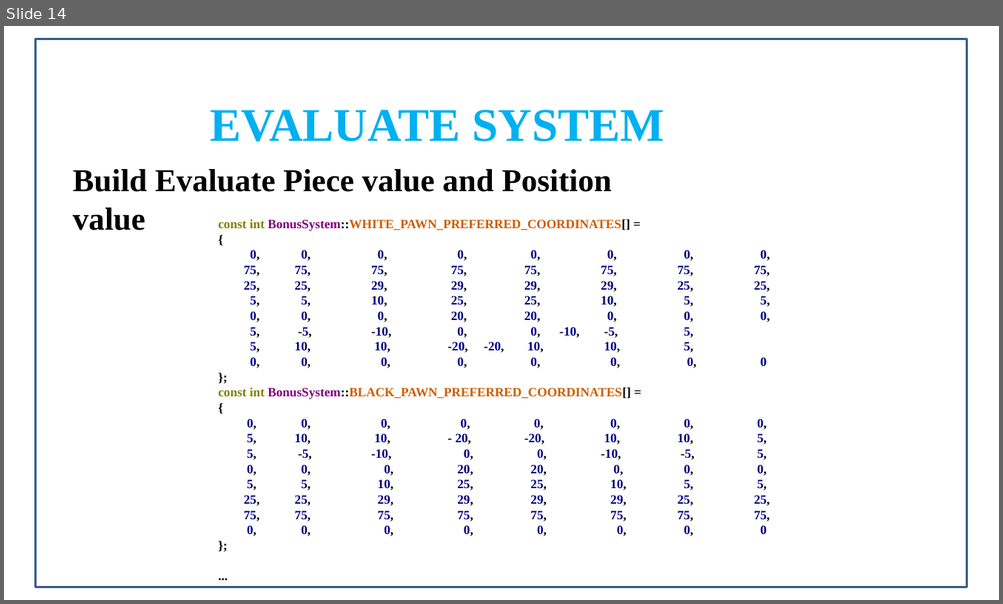
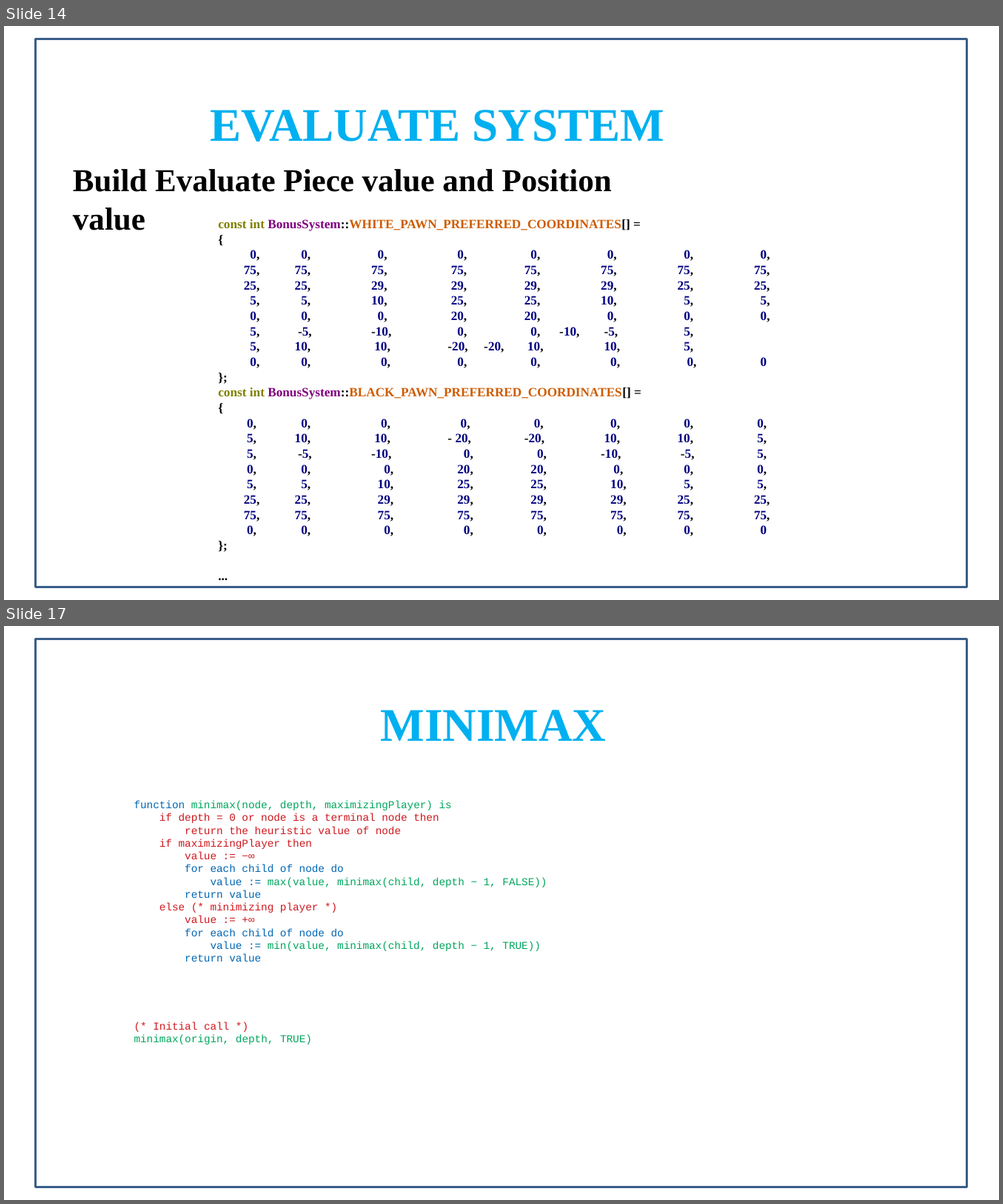
Before and after one commit to vduckute1812/AI, a slide deck: gameloft_present_chessgame.pptx. Shown one above the other, each under a label of ours: slide 14 before the commit, slides 14 and 17 after it; the slides between them are not shown. The pictures are 1003x604 and 1003x1204 pixels, drawn with LibreOffice and Linux fonts; fonts in the diff are those of the drawing; background and template pictures are left out. Boxes give left, top, right and bottom in pixels: in the first picture for what was removed or moved away, otherwise in the second. Text is boxed around its words. In the diff, an @@ line names an element or a change of style, - is before the commit and + after.

```diff
--- a/gameloft_present_chessgame.pptx
+++ b/gameloft_present_chessgame.pptx
@@ slide 17 added at box(4, 626, 999, 1200), background picture (left out) @@
@@ rectangle added at box(35, 639, 967, 1187), outline #395E89 2.01 pt @@
@@ text added at box(380, 710, 606, 741), 44 pt, text #00B0F0, bold @@
+MINIMAX
@@ text added at box(134, 801, 546, 961), 10 pt, text #CE181E @@
+function minimax(node, depth, maximizingPlayer) is
+if depth = 0 or node is a terminal node then
+return the heuristic value of node
+if maximizingPlayer then
+value := −∞
+for each child of node do
+value := max(value, minimax(child, depth − 1, FALSE))
+return value
+else (* minimizing player *)
+value := +∞
+for each child of node do
+value := min(value, minimax(child, depth − 1, TRUE))
+return value
@@ text added at box(134, 1021, 312, 1044), 10 pt, text #00A65D @@
+(* Initial call *)
+minimax(origin, depth, TRUE)
```
Also in this commit, not shown: 3 slides changed, 7 other slides added, 3 slides removed, 2 other files.
